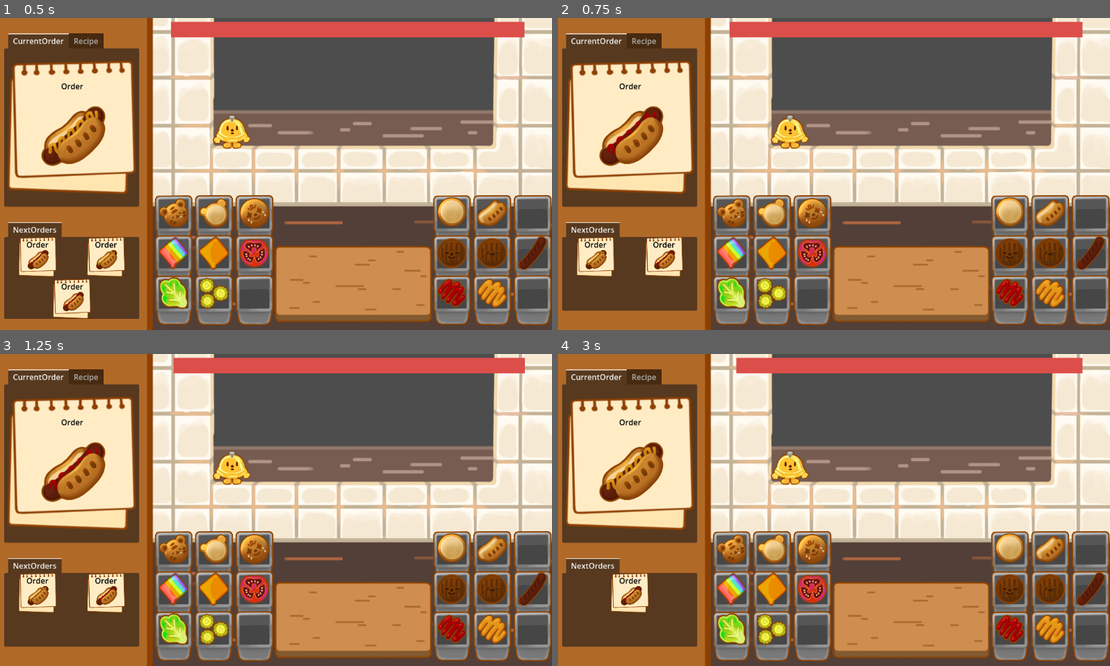
Above: before the commit, frames 1-4 (two rows, left to right).
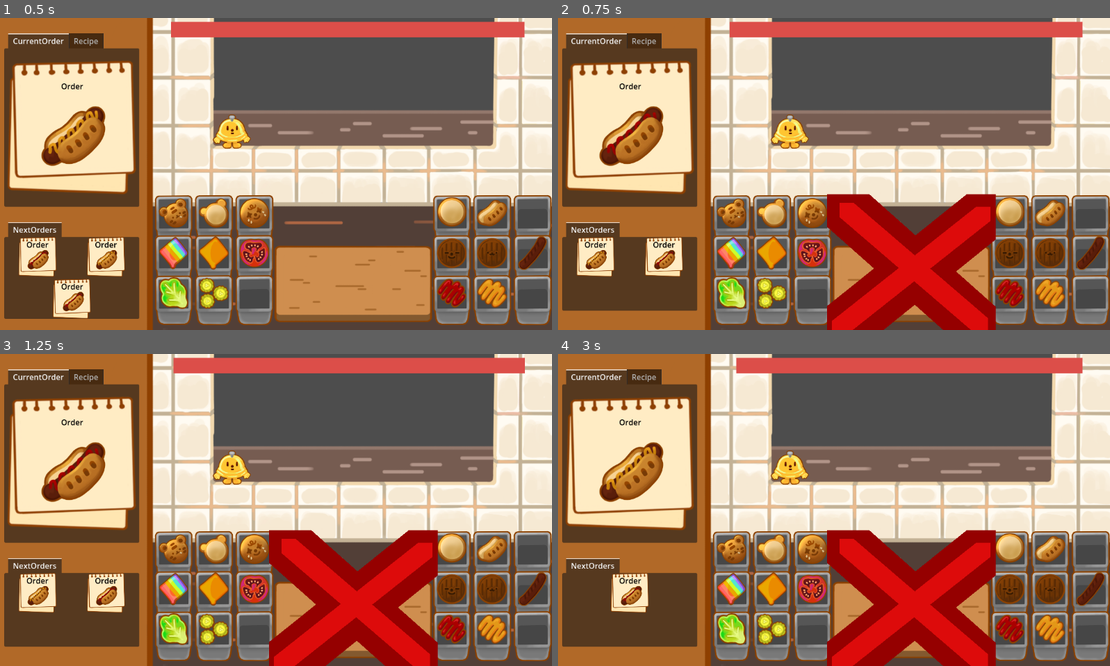
Above: after the commit, the same moments.

Repository: Gus700/FoodTruckBattles
Game: Godot game, scene res://scenes/Level.tscn
The game is run twice, just before and just after one commit, with the same random seed, the same clock (stepped at 60 frames per second) and the same inputs.
Inputs (mouse positions are in pixels of both pictures, inside the frame that each line leads up to):
- Up to frame 1 (0.5 s): no input
- Up to frame 2 (0.75 s): click (789, 130) at 0.5 s
- Up to frame 3 (1.25 s): no input
- Up to frame 4 (3 s): click (729, 547) at 1.27 s; click (729, 547) at 2.02 s; click (789, 466) at 2.75 s

Frame 1 is identical in both runs. In frame 2, 9.9% of the frame differs, in the area x 48-80%, y 56-100%; in frame 3, 9.9%; in frame 4, 9.9%.

Commit message:
added feedback when ringing completion bell

Diff:
--- /dev/null
+++ b/scenes/CompletionFeedback.tscn
@@ -0,0 +1,42 @@
+[gd_scene load_steps=4 format=3 uid="uid://tejyi6h0ot45"]
+
+[ext_resource type="Script" path="res://scripts/completionFeedback.gd" id="1_w41g6"]
+[ext_resource type="Texture2D" uid="uid://c4lr3s1yf533j" path="res://assets/temp/check.png" id="2_5tfxo"]
+[ext_resource type="Texture2D" uid="uid://b1frltqut72wp" path="res://assets/temp/wrong.png" id="3_1vejm"]
+
+[node name="CompletionFeedback" type="Control"]
+layout_mode = 3
+anchors_preset = 15
+anchor_right = 1.0
+anchor_bottom = 1.0
+grow_horizontal = 2
+grow_vertical = 2
+script = ExtResource("1_w41g6")
+
+[node name="Correct" type="TextureRect" parent="."]
+visible = false
+layout_mode = 1
+anchors_preset = 15
+anchor_right = 1.0
+anchor_bottom = 1.0
+grow_horizontal = 2
+grow_vertical = 2
+texture = ExtResource("2_5tfxo")
+stretch_mode = 5
+
+[node name="Wrong" type="TextureRect" parent="."]
+visible = false
+layout_mode = 1
+anchors_preset = 15
+anchor_right = 1.0
+anchor_bottom = 1.0
+grow_horizontal = 2
+grow_vertical = 2
+texture = ExtResource("3_1vejm")
+stretch_mode = 5
+
+[node name="Timer" type="Timer" parent="."]
+wait_time = 0.75
+one_shot = true
+
+[connection signal="timeout" from="Timer" to="." method="_on_timer_timeout"]
--- a/scenes/EnemyProgress.tscn
+++ b/scenes/EnemyProgress.tscn
@@ -1,6 +1,6 @@
-[gd_scene load_steps=2 format=3 uid="uid://c08erd8bbx7y2"]
+[gd_scene load_steps=2 format=3 uid="uid://djjiids4ekxok"]
 
-[ext_resource type="Script" path="res://scripts/EnemyProgress.gd" id="1_3ohtj"]
+[ext_resource type="Script" path="res://scripts/enemyProgress.gd" id="1_0fi1p"]
 
 [node name="EnemyProgress" type="Control"]
 layout_mode = 3
@@ -9,7 +9,7 @@
 anchor_bottom = 1.0
 grow_horizontal = 2
 grow_vertical = 2
-script = ExtResource("1_3ohtj")
+script = ExtResource("1_0fi1p")
 
 [node name="Timer" type="Timer" parent="."]
 wait_time = 120.0
--- a/scenes/Level.tscn
+++ b/scenes/Level.tscn
@@ -1,7 +1,7 @@
-[gd_scene load_steps=31 format=3 uid="uid://dhcru67t10068"]
+[gd_scene load_steps=32 format=3 uid="uid://eddd6ar36cnd"]
 
 [ext_resource type="Texture2D" uid="uid://ce2jy6qqbguns" path="res://assets/backgrounds/workstation.png" id="1_a7l8k"]
-[ext_resource type="Script" path="res://scripts/Level.gd" id="1_dfu78"]
+[ext_resource type="Script" path="res://scripts/level.gd" id="1_ex6i6"]
 [ext_resource type="Texture2D" uid="uid://c3h8mxfu75l6o" path="res://assets/objects/cutting_board.png" id="2_bx5sw"]
 [ext_resource type="Script" path="res://scripts/orderArea.gd" id="2_ieeiu"]
 [ext_resource type="Resource" uid="uid://cakvkdq02hsno" path="res://resourceData/orders/clownBurger.tres" id="3_7sijh"]
@@ -29,6 +29,7 @@
 [ext_resource type="Resource" uid="uid://bibtu1pp4xme5" path="res://resourceData/ingredients/sausage.tres" id="21_sly5d"]
 [ext_resource type="Resource" uid="uid://c70k6roidpm46" path="res://resourceData/ingredients/ketchup.tres" id="22_cwyyt"]
 [ext_resource type="Resource" uid="uid://d11s23kskfx4h" path="res://resourceData/ingredients/mustard.tres" id="23_u7615"]
+[ext_resource type="PackedScene" uid="uid://tejyi6h0ot45" path="res://scenes/CompletionFeedback.tscn" id="30_6cca4"]
 
 [sub_resource type="LabelSettings" id="LabelSettings_wkq44"]
 font_size = 50
@@ -43,7 +44,7 @@
 anchor_bottom = 1.0
 grow_horizontal = 2
 grow_vertical = 2
-script = ExtResource("1_dfu78")
+script = ExtResource("1_ex6i6")
 
 [node name="Background" type="TextureRect" parent="."]
 layout_mode = 1
@@ -286,13 +287,22 @@
 grow_vertical = 2
 mouse_filter = 0
 text = "Time is up!
-Orders were not complete in time
+Orders were not completed in time
 :("
 label_settings = SubResource("LabelSettings_wkq44")
 horizontal_alignment = 1
 vertical_alignment = 1
 
+[node name="CompletionFeedback" parent="." instance=ExtResource("30_6cca4")]
+layout_mode = 1
+anchors_preset = -1
+anchor_left = 0.507
+anchor_top = 0.605
+anchor_right = 0.778
+anchor_bottom = 0.988
+
 [connection signal="update_recipe" from="Order Area" to="Crafting Area" method="_on_order_area_update_recipe"]
 [connection signal="request_updated_order" from="Crafting Area" to="Order Area" method="_on_crafting_area_request_updated_order"]
+[connection signal="show_completion_feedback" from="Crafting Area" to="." method="_on_crafting_area_show_completion_feedback"]
 [connection signal="pressed" from="CompletionBell" to="Crafting Area" method="_on_completion_bell_pressed"]
 [connection signal="game_over" from="EnemyProgress" to="." method="_on_enemy_progress_game_over"]
--- a/scripts/Level.gd
+++ b/scripts/Level.gd
@@ -1,6 +1,7 @@
 extends Control
 
 @onready var gameOverOverLay = $GameOverOverlay
+@onready var completionFeedBack = $CompletionFeedback
 
 # Called when the node enters the scene tree for the first time.
 func _ready() -> void:
@@ -14,3 +15,10 @@
 
 func _on_enemy_progress_game_over() -> void:
 	gameOverOverLay.show()
+
+
+func _on_crafting_area_show_completion_feedback(isCorrect) -> void:
+	if isCorrect == true:
+		completionFeedBack.showCorrectFeedback()
+	else:
+		completionFeedBack.showWrongFeedback()
--- /dev/null
+++ b/scripts/completionFeedback.gd
@@ -0,0 +1,27 @@
+extends Control
+
+@onready var correctNode = $Correct
+@onready var wrongNode = $Wrong
+# Called when the node enters the scene tree for the first time.
+func _ready() -> void:
+	pass # Replace with function body.
+
+
+# Called every frame. 'delta' is the elapsed time since the previous frame.
+func _process(delta: float) -> void:
+	pass
+
+#_____________________________________regular functions__________________________
+
+func showCorrectFeedback() ->void:
+	correctNode.show()
+	$Timer.start()
+
+func showWrongFeedback() ->void:
+	wrongNode.show()
+	$Timer.start()
+
+
+func _on_timer_timeout() -> void:
+	correctNode.hide()
+	wrongNode.hide()
--- a/scripts/craftingArea.gd
+++ b/scripts/craftingArea.gd
@@ -10,6 +10,7 @@
 var isCorrect: bool = false
 
 signal request_updated_order
+signal show_completion_feedback(isCorrect: bool)
 
 # Called when the node enters the scene tree for the first time.
 func _ready() -> void:
@@ -50,11 +51,9 @@
 func checkCorrectCompletion() ->void:
 	#check if the ingredients are correct
 	if numCorrectIngr == currentOrderRecipe.size() && numCorrectIngrPos == currentOrderRecipe.size():
-		isCorrect = true
-	if isCorrect == true:
-		var correctLabel = Label.new()
-		correctLabel.text = "correct"
-		add_child(correctLabel)
+		emit_signal("show_completion_feedback", true)
+	else:
+		emit_signal("show_completion_feedback", false)
 
 #_________________________________signal functions__________________________________________________
 
@@ -72,5 +71,6 @@
 # recieves completion signal
 func _on_completion_bell_pressed() -> void:
 	print("recieved order complete signal in crafting area")
+	checkCorrectCompletion()
 	emit_signal("request_updated_order")
 	clearIngredients()
Binary file added: assets/temp/check.png
Not shown, added: assets/temp/check.png.import
Binary file added: assets/temp/wrong.png
Not shown, added: assets/temp/wrong.png.import
Not shown: 1 places in scenes/Level.tscn that only renumber resources
